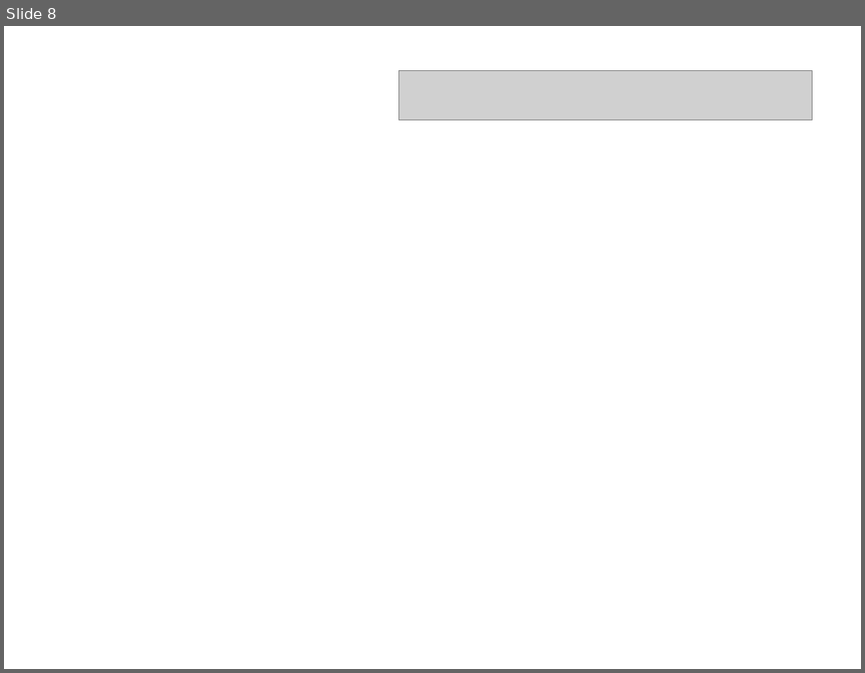
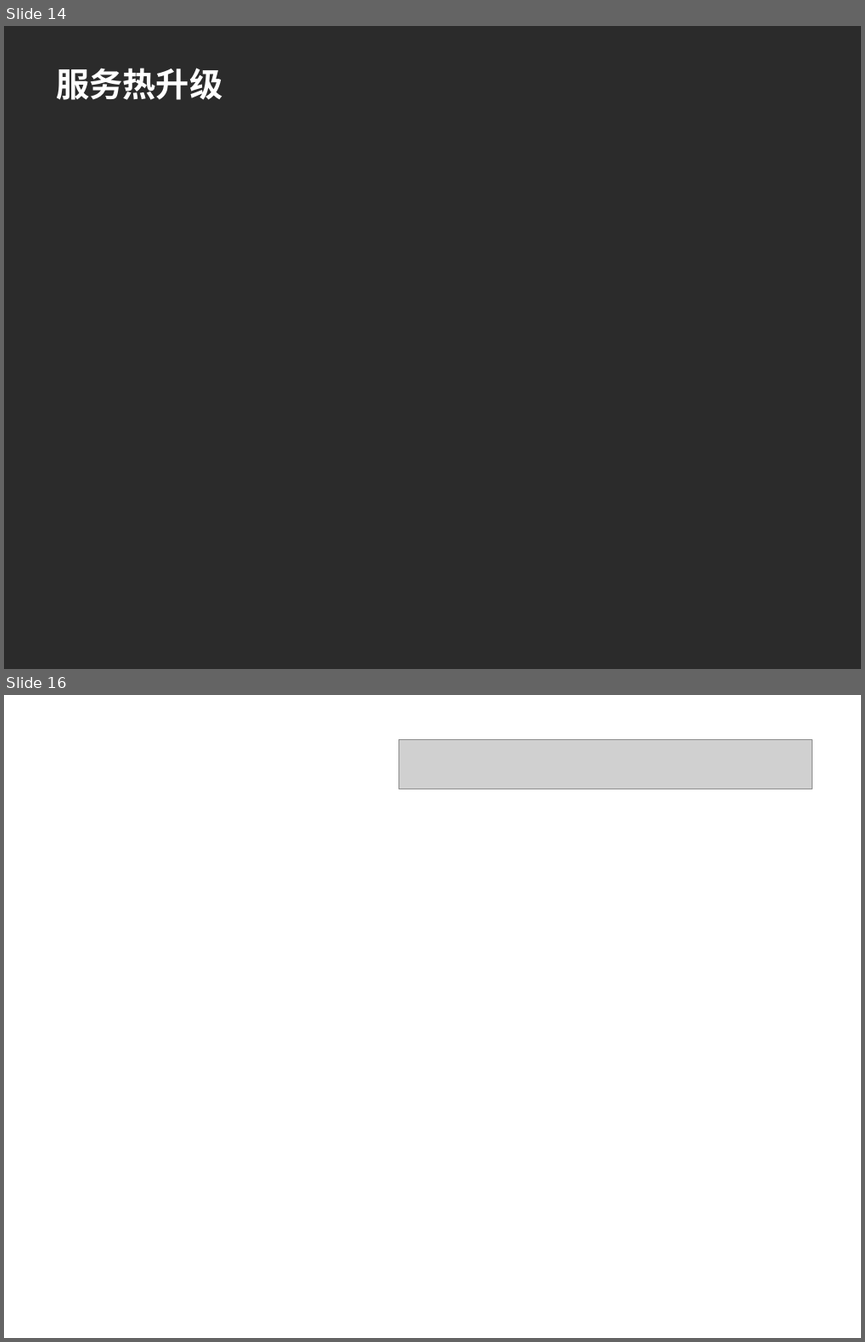
Before and after one commit to machicao2013/mooon, a slide deck: distributed_platform/docs/mooon.ppt. Shown one above the other, each under a label of ours: slide 8 before the commit, slides 14 and 16 after it; the slides between them are not shown. The pictures are 865x673 and 865x1342 pixels, drawn with LibreOffice and Linux fonts; fonts in the diff are those of the drawing; grey boxes stand for pictures; background and template pictures are left out; a plain dark background stands for a picture behind light text. Boxes give left, top, right and bottom in pixels: in the first picture for what was removed or moved away, otherwise in the second. Text is boxed around its words. In the diff, an @@ line names an element or a change of style, - is before the commit and + after.

```diff
--- a/distributed_platform/docs/mooon.ppt
+++ b/distributed_platform/docs/mooon.ppt
@@ slide 14 added at [4,26,861,669], background picture (left out) @@
@@ title added at [57,68,223,100], 28 pt, text #FFFFFF, bold @@
+服务热升级
@@ what was slide 8 is now slide 16 @@
```
Also in this commit, not shown: 3 slides changed, 7 other slides added.
